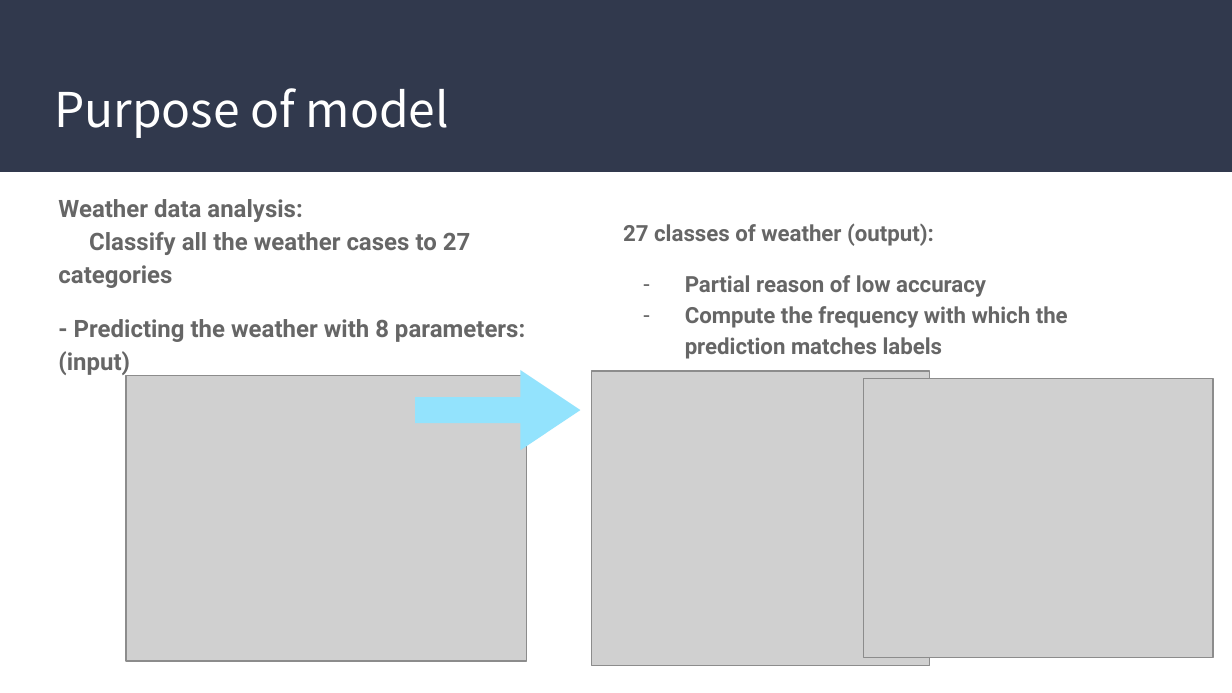
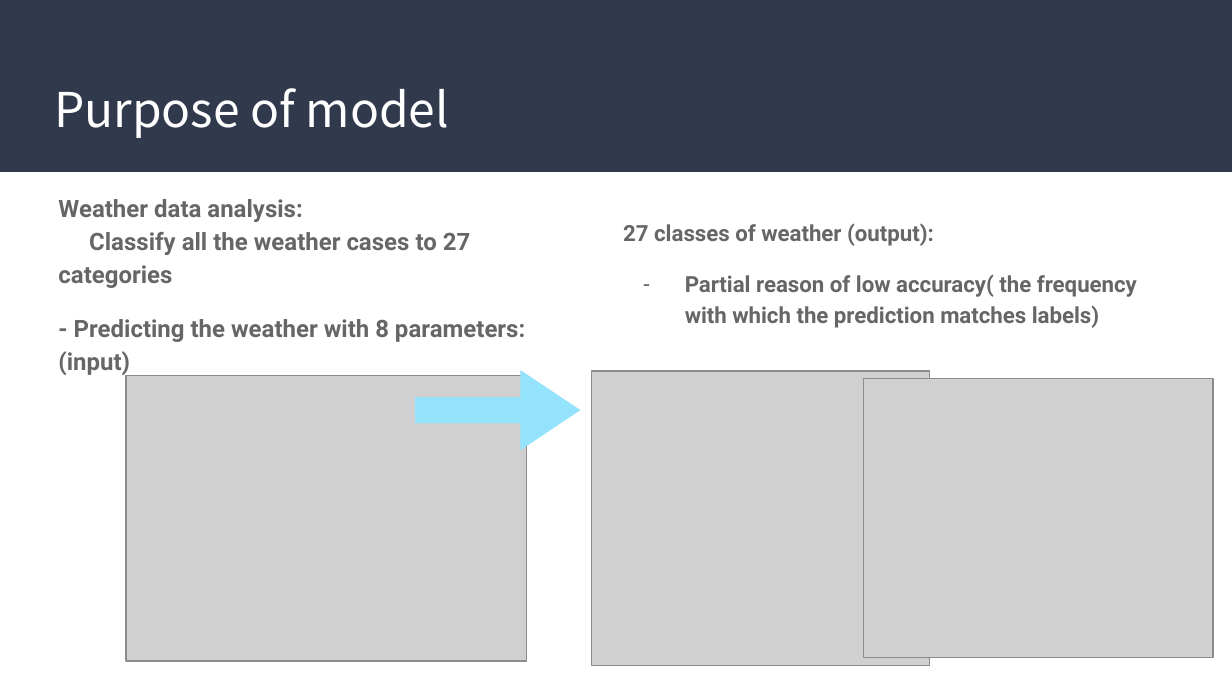
Before and after one commit to jwlamberthuang/Capstone-Project, a slide deck: slide 2 of docs/Weather forcast prediction.pptx. Drawn at 1232x693 pixels with LibreOffice and Linux fonts; fonts in the diff are those of the drawing; grey boxes stand for pictures. Boxes give left, top, right and bottom in pixels: in the first picture for what was removed or moved away, otherwise in the second. Text is boxed around its words. In the diff, an @@ line names an element or a change of style, - is before the commit and + after.

```diff
--- a/docs/Weather forcast prediction.pptx
+++ b/docs/Weather forcast prediction.pptx
@@ text at (x1=685, y1=274, x2=1137, y2=328): text changed @@
-– Partial reason of low accuracy
-– Compute the frequency with which the prediction matches labels
+– Partial reason of low accuracy( the frequency with which the prediction matches labels)
```
Also in this commit, not shown: 7 other slides changed.
